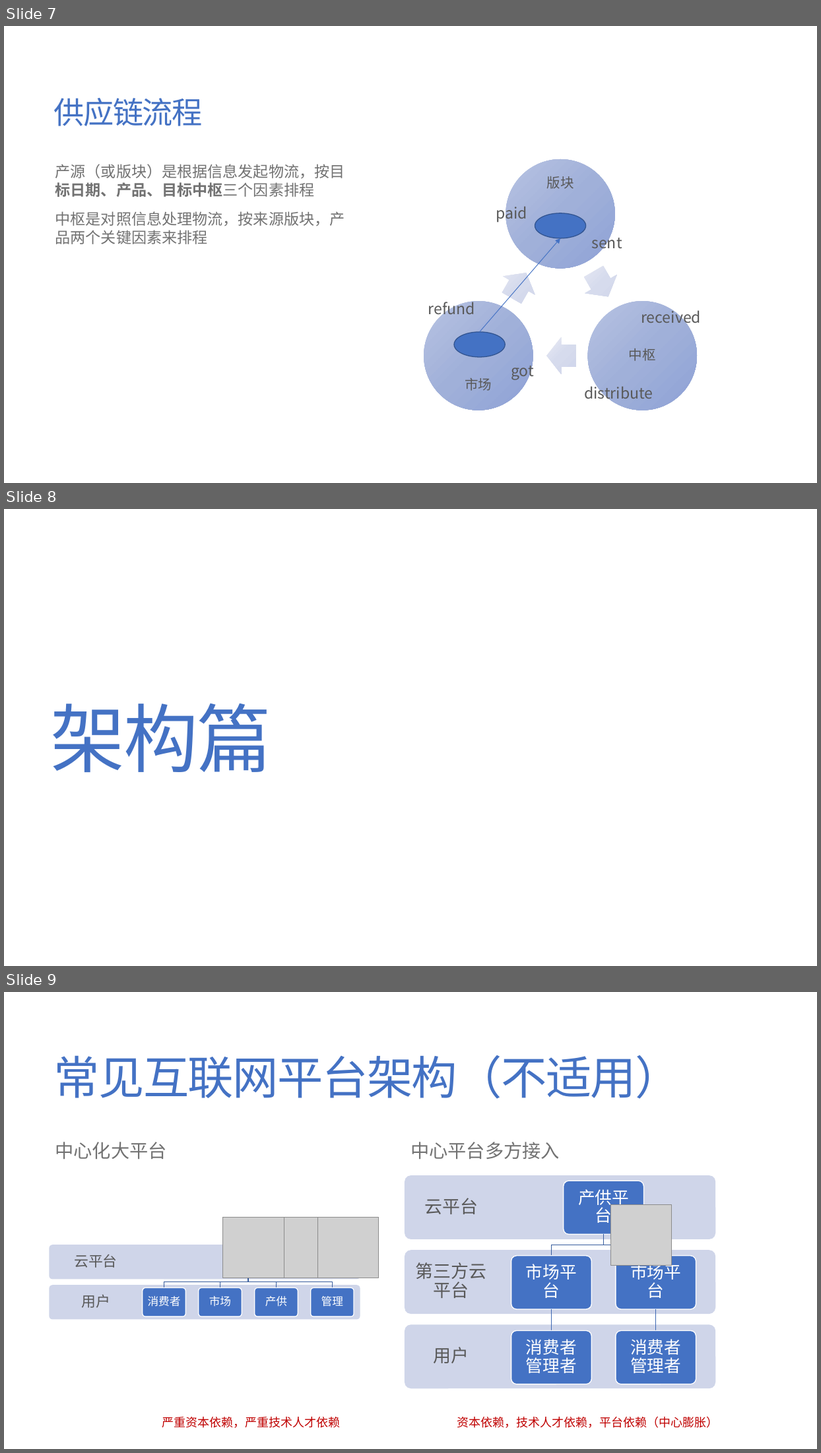
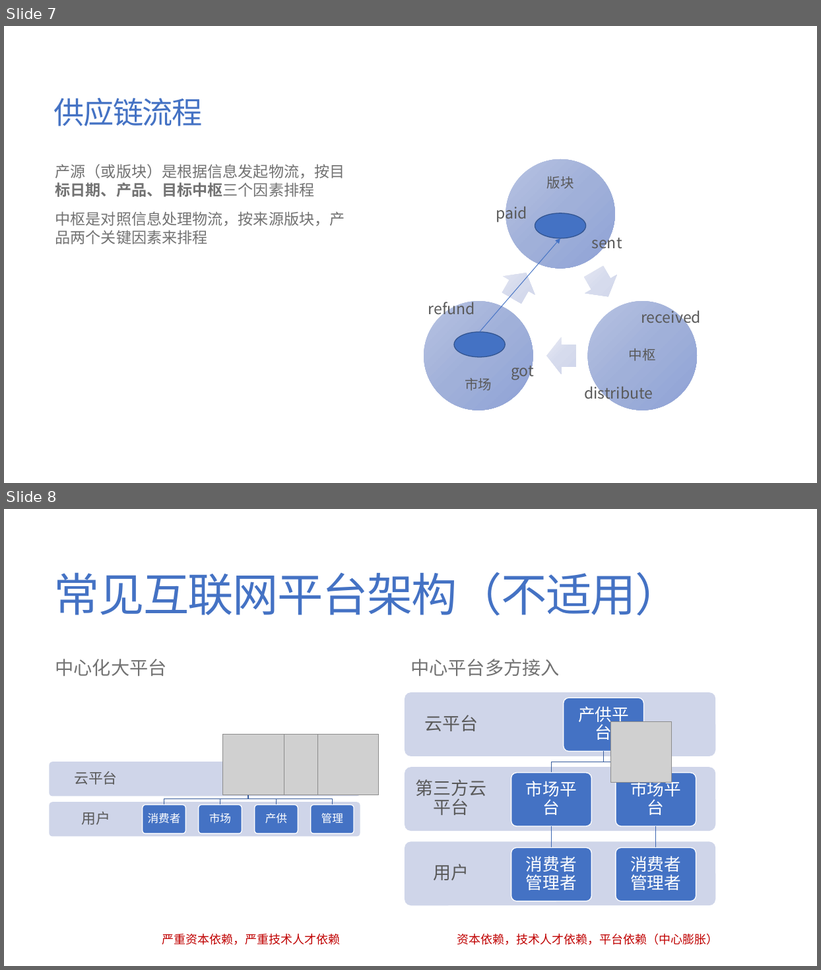
Before and after one commit to jzgi/chainsmart, a slide deck: Docs/品链供销平台.pptx. Shown one above the other, each under a label of ours: slides 7, 8 and 9 before the commit, slides 7 and 8 after it. The pictures are 821x1453 and 821x970 pixels, drawn with LibreOffice and Linux fonts; fonts in the diff are those of the drawing; grey boxes stand for pictures. Boxes give left, top, right and bottom in pixels: in the first picture for what was removed or moved away, otherwise in the second. Text is boxed around its words. In the diff, an @@ line names an element or a change of style, - is before the commit and + after.

```diff
--- a/Docs/品链供销平台.pptx
+++ b/Docs/品链供销平台.pptx
@@ slide 8 removed at (4,509,817,966), background #FFFFFF @@
@@ title removed at (50,703,272,772) @@
-架构篇
@@ what was slide 9 is now slide 8 @@
```
Also in this commit, not shown: 2 slides added, 6 other slides removed, 6 other files.
